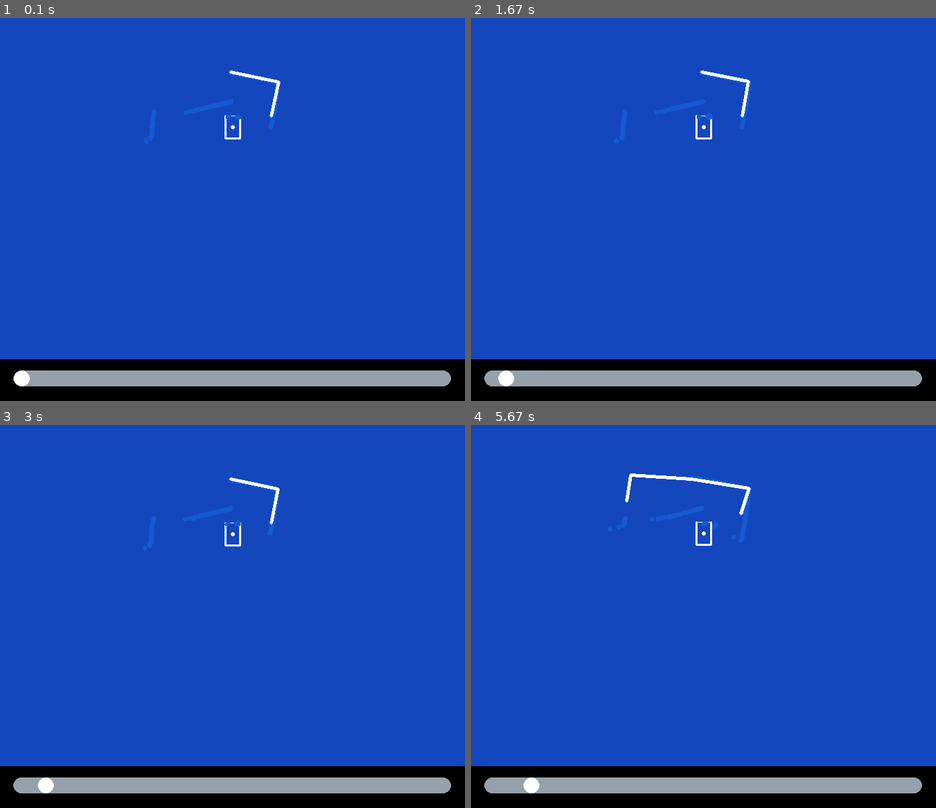
Above: before the commit, frames 1-4 (two rows, left to right).
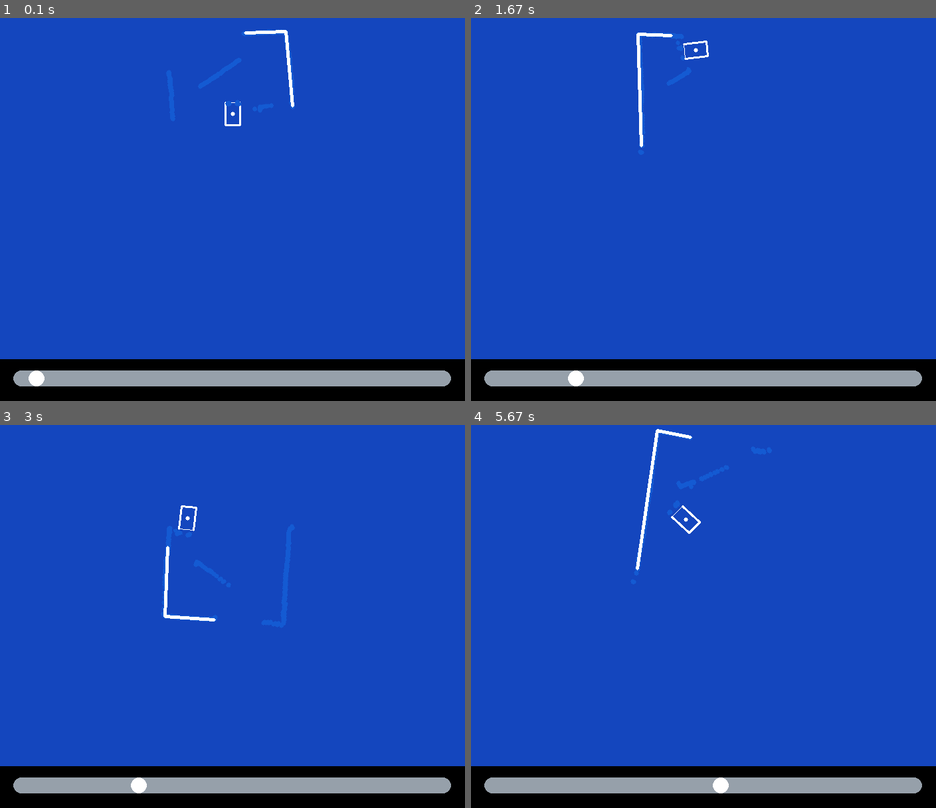
Above: after the commit, the same moments.

Repository: MarkT5/control_KUKA
Game: pygame game, started from Pygame_GUI/LIdar_sim.py
Same seed, same stepped clock (60 frames per second), same inputs: the game is played once before the commit and once after it.
Inputs:
- Up to frame 1 (0.1 s): no input
- Up to frame 2 (1.67 s): tap Space at 0.33, 0.73, 1.03, 1.23, 1.57 s
- Up to frame 3 (3 s): tap Space at 1.87, 2.07, 2.37, 2.63, 2.97 s
- Up to frame 4 (5.67 s): tap Space at 3.27, 3.4, 3.8, 4.1, 4.47, 4.87, 5.17, 5.37 s

The runs differ from the first frame. In frame 1, 0.7% of the frame differs, in the area x 3-64%, y 3-97%; in frame 2, 0.8%; in frame 3, 0.7%; in frame 4, 1.0%, in the area x 11-61%, y 1-97%.

Commit message:
8.12.2022 (lab end)

Diff:
--- a/Pygame_GUI/LIdar_sim.py
+++ b/Pygame_GUI/LIdar_sim.py
@@ -98,28 +98,40 @@
 
                 self.odom, self.lidar = self.log_data[self.log_data_ind]
 
+
+
+                self.m1_slider.set_val(self.log_data_ind)
+                self.update_lidar()
+                self.process_SLAM()
+
                 if self.log_data_ind + 1 < len(self.log_data):
                     self.log_data_ind += 1
                     self.step = True
-
-                self.m1_slider.set_val(self.log_data_ind)
-                self.update_lidar()
-
-                self.process_SLAM()
+                else:
+                    self.Gauss_Newton()
+                    #map = np.concatenate(split_objects([self.pose_graph[0][0], self.pose_graph[0][2]]), axis=0)
+                    #for i in range(1, self.node_num):
+                    #    new = np.concatenate(split_objects([self.pose_graph[i][0], self.pose_graph[i][2]]), axis=0)
+                    #    map = np.append(map, new, axis=0)
+                    #pyplot.plot([p[0] for p in map], [p[1] for p in map], '.', label=f'new {2}')
+                    #print(map.shape)
+                    #pyplot.axis('equal')
+                    #pyplot.legend(numpoints=1)
+                    #pyplot.show()
+
 
             self.screen.step()
-            self.clock.tick(9)
+            #self.clock.tick(1000)
 
     def homogen_matrix_from_odom(self, odom):
         x, y, rot = odom
-        rot = rot - math.pi / 2
         robot_rad = 0.3
         X = np.array([[1, 0, x],
                       [0, 1, y],
                       [0, 0, 1]])
 
-        f = np.array([[1, 0, 0],
-                      [0, 1, robot_rad],
+        f = np.array([[1, 0, robot_rad],
+                      [0, 1, 0],
                       [0, 0, 1]])
 
         rot = np.array([[math.cos(rot), -math.sin(rot), 0],
@@ -129,33 +141,36 @@
         X = np.dot(X, np.dot(rot, f))
         return X
 
-    def add_edge(self, from_n, to_n):
-        #print("from:", from_n)
-        #print("to:", to_n)
-        if isinstance(from_n, np.ndarray):
-            A = np.linalg.inv(from_n)
-        else:
-            A = np.linalg.inv(self.homogen_matrix_from_odom(from_n))
-        if isinstance(to_n, np.ndarray):
-            B = np.copy(to_n)
-        else:
-            B = self.homogen_matrix_from_odom(to_n)
+    def add_node(self, parent_id, odom, object, lidar):# odom, object, lidar, children[child id, edge id]]
+        self.add_edge(parent_id, odom)
+        self.pose_graph[self.node_num] = [odom, object, lidar, []]
+        if not isinstance(odom, list):
+            aco = math.acos(odom[0, 0])
+            asi = math.asin(odom[1, 0])
+            odom = [*odom[:2, 2], aco*(asi/abs(asi))]
+        self.nodes_coords = np.append(self.nodes_coords, [odom], axis=0)
+        self.node_num+=1
+
+    def add_edge(self,parent_id, to_n):
+        self.pose_graph[parent_id][3].append([self.node_num, self.edge_num])
+        A = np.linalg.inv(self.pose_graph[parent_id][0])
+        B = np.copy(to_n)
         if self.edge_num > 0:
             self.edge = np.append(self.edge, [np.dot(A, B)], axis=0)
             self.edge_num += 1
         else:
             self.edge = np.array([np.dot(A, B)])
             self.edge_num += 1
-        #print(np.dot(A, B))
+
+    def view(self, from_n, to_n):
+        A = np.linalg.inv(from_n)
+        B = np.copy(to_n)
+        return np.dot(A, B)
 
     def draw_line_from_point_cloud(self, object, color=(255, 255, 255)):
         approx_points = douglas_peucker(object, True)[0]
         connection_coords = [[int(self.width // 2 + object[p][1]*self.move_body_scale),
                               int(self.width // 2 - object[p][0]*self.move_body_scale)] for p in approx_points]
-        #connection_coords = [
-        #    [int(p[1]),
-        #     int(p[0])]
-        #   for p in connection_coords]
         for dot in range(1, len(connection_coords)):
             cv2.line(self.body_pos_screen, connection_coords[dot - 1], connection_coords[dot], color,
                      max(1, int(0.05 * self.move_body_scale)))
@@ -164,7 +179,6 @@
         ind = src[0]
         w = src[1]
         out = []
-        print(src)
         curr = 0
         step = w[0] / (ind[1] - ind[0])
         for a in range(0, ind[1] - ind[0]):
@@ -194,106 +208,114 @@
     def process_SLAM(self):
         object_coords = split_objects(self.log_data[self.log_data_ind])
         object = object_coords[0]
-        #scaled_odom = [*scle_to_arr(*self.odom[:2]), self.odom[2]]
-        #print(scaled_odom, self.odom)
         self.draw_line_from_point_cloud(object)
         peaks = douglas_peucker(object, True)
-        corners, corner_lines = find_corners(object, peaks[0])
         x, y, r = self.odom
+        mat_odom = self.homogen_matrix_from_odom(self.odom)
         xo, yo, ro = self.last_odom
-        if math.sqrt((x - xo) ** 2 + (y - yo) ** 2) > 0.01 or abs(r - ro) > 0.5 or self.node_num == 0:
+        if math.sqrt((x - xo) ** 2 + (y - yo) ** 2) > 0.1 or abs(r - ro) > 0.5 or self.node_num == 0:
             if self.node_num == 0:
                 self.nodes_coords = (np.array([self.odom]))
-                self.pose_graph[self.node_num] = [self.odom, None, self.lidar, []]
-            elif not corners:
-                self.pose_graph[self.node_num] = [self.odom, None, self.lidar, []]
-                self.pose_graph[self.node_num - 1][3].append([self.node_num, self.edge_num])
-                self.add_edge(self.pose_graph[self.node_num - 1][0], self.odom)
-                #pyplot.plot(*zip(self.odom[:2]), 'o', label=f'robot1- ang: {self.odom[2]}')
-                #pyplot.plot(*zip(self.pose_graph[self.node_num - 1][0][:2]), 'o', label=f'robot2- ang: {self.pose_graph[self.node_num - 1][0][2]}')
-                #pyplot.axis('equal')
-                #pyplot.legend(numpoints=1)
-                #pyplot.show()
+                self.pose_graph[self.node_num] = [mat_odom, None, self.lidar, []]
+                self.node_num+=1
+            elif len(peaks[0]) < 3 or self.node_num < 2:
+                self.add_node(self.node_num - 1, mat_odom, None, self.lidar)
             else:
-                corners = sorted(corners, key=lambda x: x[1], reverse=True)
-
-                #object = np.array(corners[0][0])
                 object = np.array(object_coords[0])
-                self.pose_graph[self.node_num] = [self.odom, object, self.lidar, []]
-                _, cl_points = self.find_n_closest(self.odom, min(5, self.node_num))
-                self.nodes_coords = np.append(self.nodes_coords, [self.odom], axis=0)
+                _, cl_points = self.find_n_closest(self.odom, min(5, self.node_num-1))
                 if isinstance(cl_points, int):
                     cl_points = [cl_points]
+                found = False
+                self.add_node(self.node_num - 1, mat_odom, object, self.lidar)
                 for nn in cl_points:
                     if isinstance(self.pose_graph[nn][1], np.ndarray):
                         weight_vector = self.generate_weight_vector(peaks)
-                        print(len(weight_vector))
-                        print(len(object[peaks[0][0]:peaks[0][-1]]))
                         icp_out = icp(object[peaks[0][0]:peaks[0][-1]], np.array(self.pose_graph[nn][1]), weight_vector=[weight_vector])
                         # draw icp
-                        if icp_out[-1] and icp_out[-1] < 0.1:
-                            print(icp_out[-1])
-                            self.pose_graph[nn][3].append([self.node_num, self.edge_num])
-                            mat_odom = self.homogen_matrix_from_odom(self.odom)
-                            T = np.copy(icp_out[0])
-                            #print("T:", T)
-                            mat_odom_rot = mat_odom[:2, :2]
-                            mat_odom_t = mat_odom[:2, 2]
-                            T_rot = T[:2, :2]
-                            T_t = T[:2, 2] / T[2, 2]
-                            mat_odom_rot = np.dot(mat_odom_rot, T_rot)
-                            mat_odom_t = mat_odom_t + T_t
-                            corrected_odom = np.eye(3)
-                            corrected_odom[:2, :2] = mat_odom_rot
-                            corrected_odom[:2, 2] = T_t
-
-
-                            #pyplot.figure(1)
-                            #pyplot.subplot()
-
-                            #pyplot.plot(*zip(self.odom[:2]), 'o', label=f'robot1- ang: {self.odom[2]}')
-                            #pyplot.plot(*zip(corrected_odom[:2, 2]), 'o', label=f'robot_c- ang: {math.acos(corrected_odom[0, 0])}')
-                            #pyplot.plot(*zip(self.pose_graph[nn][0][:2]), 'o',
-                            #            label=f'robot2- ang: {self.pose_graph[nn][0][2]}')
+                        if icp_out[-1] and icp_out[-1] < 0.3:
+                            #print(icp_out[-1])
+                            corrected_odom = np.dot(icp_out[0], mat_odom)
+
+                            self.add_edge(nn, corrected_odom)
+
+                            object_to_draw = split_objects([self.odom, self.lidar])[0]
+                            pyplot.plot([p[0] for p in object_to_draw], [p[1] for p in object_to_draw], 'o',
+                                        label='points 2')
+                            #aco = math.acos(corrected_odom[0, 0])
+                            #asi = math.asin(corrected_odom[1, 0])
+                            #c_odom = [*corrected_odom[:2, 2], aco * (asi / abs(asi))]
+                            #converted = split_objects([corrected_odom, self.lidar])[0]
+                            #pyplot.plot([p[0] for p in converted], [p[1] for p in converted], 'o', label='converted')
+                            #src = split_objects([self.pose_graph[nn][0], self.pose_graph[nn][2]])[0]
+                            #pyplot.plot([p[0] for p in src], [p[1] for p in src], '.', label='src')
                             #pyplot.axis('equal')
                             #pyplot.legend(numpoints=1)
-
-
-                            self.add_edge(self.pose_graph[nn][0], corrected_odom)
-                            #self.draw_line_from_point_cloud(object, (0, 255, 0))
-                            #self.draw_line_from_point_cloud(self.pose_graph[nn][1], (0, 0, 255))
-                            self.screen.step()
-                            self.clock.tick(6)
-
-
-                            pyplot.figure(2)
-                            pyplot.subplot()
-                            pyplot.plot([p[0] for p in object], [p[1] for p in object], 'o', label='points 2')
-
-                            # to homogeneous
-                            converted = np.ones((object.shape[1] + 1, object.shape[0]))
-                            converted[:object.shape[1], :] = np.copy(object.T)
-                            # transform
-                            converted = np.dot(icp_out[0], converted)
-                            # back from homogeneous to cartesian
-                            converted = np.array(converted[:converted.shape[1], :]).T
-                            pyplot.plot([p[0] for p in converted], [p[1] for p in converted], 'o', label='converted')
-                            pyplot.plot([p[0] for p in self.pose_graph[nn][1]], [p[1] for p in self.pose_graph[nn][1]],
-                                        '.', label='points 1')
-
-                            pyplot.axis('equal')
-                            pyplot.legend(numpoints=1)
-                            pyplot.show()
-
+                            #pyplot.show()
 
             self.last_odom = self.odom
-            self.node_num += 1
+
+
+    def error_func(self, i, Xi, j, Xj):
+        Xi_node = self.pose_graph[i]
+        Xj_node = self.pose_graph[j]
+        Wii, Wie = [i[0] for i in Xi_node[3]], [i[1] for i in Xi_node[3]]
+        Wji, Wje = [i[0] for i in Xj_node[3]], [i[1] for i in Xj_node[3]]
+
+        if j in Wii:
+            ei = Wie[Wii.index(j)]
+        elif i in Wji:
+            ei = Wje[Wji.index(i)]
+        else:
+            return False
+        Zij = self.edge[ei]
+        Xi = self.homogen_matrix_from_odom(Xi)
+        Xj = self.homogen_matrix_from_odom(Xj)
+
+        err_mat = np.linalg.inv(Zij)@(np.linalg.inv(Xi)@Xj)
+        aco = math.acos(max(-1, min(1, err_mat[0, 0])))
+        asi = math.asin(max(-1, min(1, err_mat[1, 0])))
+        return np.array([*err_mat[:2, 2], aco * (asi / abs(asi))]).astype(float)
+
+
+    def Jacobian(self, i, j):
+        eps = 1e-6
+        grad_i = []
+        grad_j = []
+        Xi_node = self.pose_graph[i]
+        Xj_node = self.pose_graph[j]
+        Wii, Wie = [i[0] for i in Xi_node[3]], [i[1] for i in Xi_node[3]]
+        Wji, Wje = [i[0] for i in Xj_node[3]], [i[1] for i in Xj_node[3]]
+        if j not in Wii and i not in Wji:
+            return False
+
+        Xi = self.nodes_coords[i]
+        Xj = self.nodes_coords[j]
+
+        for a in range(3):
+            t = np.zeros(3).astype(float)
+            t[a] = t[a] + eps
+            grad_i.append((self.error_func(i, Xi+t, j, Xj) - self.error_func(i, Xi-t, j, Xj)) / (2 * eps))
+        for b in range(3):
+            t = np.zeros(3).astype(float)
+            t[b] = t[b] + eps
+            grad_j.append((self.error_func(i, Xi, j, Xj+t) - self.error_func(i, Xi, j, Xj-t)) / (2 * eps))
+        return np.column_stack(grad_i).astype(float), np.column_stack(grad_j).astype(float)
+
+    def Gauss_Newton(self):
+        J = np.zeros((self.node_num, 3, 3))
+        for i in range(self.node_num):
+            for j in range(i, self.node_num):
+                Jij = self.Jacobian(i, j)
+                if Jij:
+                    J[i, :, :] = np.copy(Jij[0])
+                    J[j, :, :] = np.copy(Jij[1])
+                #    print(J[i])
+                else:
+                    print(i, j, J[i])
+        print(J)
 
     def find_n_closest(self, point, n):
-        node_arr = self.nodes_coords
-        if not node_arr.any():
-            return None, None
-        nodes_tree = scipy.spatial.cKDTree(node_arr)
+        nodes_tree = scipy.spatial.cKDTree(self.nodes_coords)
         return nodes_tree.query(point, n)
 
     def update_keys(self):
@@ -411,5 +433,5 @@
                  max(1, int(0.02 * self.move_body_scale)))
 
 
-sim = Lidar_sim(700, "../lidar_odom_log/lidar_odom_log_9.txt")
+sim = Lidar_sim(700, "../lidar_odom_log/lidar_odom_log_6.txt")
 sim.run()
--- a/Slam_test.py
+++ b/Slam_test.py
@@ -41,13 +41,13 @@
     return r
 
 
-def conv_cil_to_dec(input, ind=None):
+def conv_cil_to_dec_old(input, ind=None):
     out_points = []
     odom, lidar = input
     x, y, ang = odom
     cent_y, cent_x = y, x
-    cent_y = cent_y - 0.3 * math.cos(ang + math.pi / 2)
-    cent_x = cent_x + 0.3 * math.sin(ang + math.pi / 2)
+    cent_x = cent_x + 0.3 * math.cos(ang)
+    cent_y = cent_y + 0.3 * math.sin(ang)
     if isinstance(ind, int):
         lid_ang = ind * math.radians(240) / len(lidar) - ang - math.radians(30)
         lid_dist = lidar
@@ -77,6 +77,62 @@
     return out_points
 
 
+def conv_cil_to_dec(input, ind=None):
+    out_points = []
+    odom, lidar = input
+    x, y, rot = odom
+    robot_rad = 0.3
+    if isinstance(odom, list):
+        X = np.array([[1, 0, x],
+                      [0, 1, y],
+                      [0, 0, 1]])
+
+        f = np.array([[1, 0, robot_rad],
+                      [0, 1, 0],
+                      [0, 0, 1]])
+
+        rot = np.array([[math.cos(rot), -math.sin(rot), 0],
+                        [math.sin(rot), math.cos(rot), 0],
+                        [0, 0, 1]])
+
+        odom = np.dot(X, np.dot(rot, f))
+
+    if isinstance(ind, int):
+        lid_ang = ind * math.radians(240) / len(lidar) - math.radians(30)
+        lid_dist = lidar
+        if lid_dist > 5.5:
+            return None, None
+        ox = lid_dist * math.sin(lid_ang)
+        oy = lid_dist * math.cos(lid_ang)
+        print(np.dot(odom, np.array([[ox, oy, 1]]).T).T)
+        return np.dot(odom, np.array([[ox, oy, 1]]).T).T[:2]
+    elif isinstance(ind, list):
+        for i in ind:
+            lid_ang = i * math.radians(240) / len(lidar) - math.radians(30)
+            lid_dist = lidar[i]
+            if lid_dist > 5.5:
+                continue
+            ox = lid_dist * math.sin(lid_ang)
+            oy = lid_dist * math.cos(lid_ang)
+            out_points.append((ox, oy))
+    else:
+        for i in range(len(lidar)):
+            lid_ang = i * math.radians(240) / len(lidar) - math.radians(30)
+            lid_dist = lidar[i]
+            if lid_dist > 5.5:
+                continue
+            ox = lid_dist * math.sin(lid_ang)
+            oy = lid_dist * math.cos(lid_ang)
+            out_points.append((ox, oy))
+    out_points = np.array(out_points)
+    converted = np.ones((out_points.shape[1] + 1, out_points.shape[0]))
+    converted[:out_points.shape[1], :] = np.copy(out_points.T)
+    # transform
+    converted = np.dot(odom, converted)
+    # back from homogeneous to cartesian
+    converted = np.array(converted[:converted.shape[1], :]).T
+    return converted[:, :2]
+
 def best_fit_transform(A, B, weight_vector=None):
     # assert A.shape == B.shape
 
@@ -88,8 +144,6 @@
     #centroid_B = np.mean(B, axis=0)
 
     weights_sum = np.sum(weight_vector)
-    print(np.multiply(A, weight_vector.T))
-    print()
     centroid_A = np.sum(np.multiply(A, weight_vector.T), axis=0) / weights_sum
     centroid_B = np.sum(np.multiply(B, weight_vector.T), axis=0) / weights_sum
     AA = A - centroid_A
@@ -166,7 +220,6 @@
 
         prev_error = mean_error
     T, _, _ = best_fit_transform(A, src[:m, :].T, np.ones(n).reshape(1,n))
-    print(i)
     return T, distances, i, mean_error
 
 
@@ -177,7 +230,7 @@
     all_objects = [[]]
     out_objects = []
     for i in range(1, len(lidar)):
-        if lidar[i] > 5.5 or lidar[i - 1] > 5.5 or lidar[i] < 0.1 or lidar[i - 1] < 0.1:
+        if lidar[i] > 5.5 or lidar[i - 1] > 5.5 or lidar[i] < 0.5 or lidar[i - 1] < 0.5:
             continue
         if abs(lidar[i - 1] - lidar[i]) < 0.2:
             all_objects[-1].append(i - 1)
@@ -256,7 +309,6 @@
                 f, p, = math.pi / resolution * j, i - resolution / 2
                 detected_peaks_params.append([f, p / 800, hough_graph[i][j]])
     detected_peaks_params = sorted(detected_peaks_params, key=lambda x: x[-1], reverse=True)
-    print(detected_peaks_params)
     return detected_peaks_params
 
 
@@ -321,14 +373,12 @@
 
 def douglas_peucker(points, only_peaks=False):
     iters = 20
-    all_points = len(points)
     min_weight = iters * len(points) // 15
     point_list = [0, len(points) - 1]
     weights = [0]
     new_point_list = [0, len(points) - 1]
     for a in range(iters):
         for i in range(1, len(point_list)):
-            point_ind = (point_list[i - 1] + point_list[i]) // 2
             add_point = find_farthest(list(points[point_list[i - 1]:point_list[i]]), 0.1)
             if not add_point:
                 weights[i - 1] += point_list[i] - point_list[i - 1]
--- /dev/null
+++ b/test.py
@@ -0,0 +1,74 @@
+import numpy as np
+import math
+import matplotlib.pyplot as plt
+from mpl_toolkits.mplot3d import Axes3D
+
+J = np.zeros((20, 3, 3))
+J[3, :, :] = [[1,2,3], [1,2,3], [1,2,3]]
+
+print(J)
+
+def func(b, x):
+    return b[0] * x / (b[1] + x)
+
+
+def Jacobian(f, b, x):
+    eps = 1e-10
+    grads = []
+    for i in range(len(b)):
+        t = np.zeros_like(b).astype(float)
+        t[i] = t[i] + eps
+        print(t)
+        print()
+        grad = (f(b + t, x) - f(b - t, x)) / (2 * eps)
+        grads.append(grad)
+    return np.column_stack(grads)
+
+
+def Gauss_Newton(f, x, y, b0, tol, max_iter):
+    old = new = b0
+    for itr in range(max_iter):
+        old = new
+        J = Jacobian(f, old, x)
+        #print(J)
+        #print(len(J))
+        dy = y - f(old, x)
+        new = old + np.linalg.inv(J.T @ J) @ J.T @ dy
+        if np.linalg.norm(old - new) < tol:
+            break
+    return new
+
+
+#f1 = func
+
+
+def f3(b, X):
+    return b[0] - (1 - b[1]) * b[2] * X[:, 0] ** 2 - b[3]*X[:, 1] ** 2
+
+
+#x1 = np.linspace(-5, 5, 50)
+#x2 = np.linspace(-5, 5, 50)
+#X1, X2 = np.meshgrid(x1, x2)
+#X = np.column_stack([X1.ravel(), X2.ravel()])
+#print("x", len(X))
+#y = f3([3, 1, 4, 6], X) + np.random.normal(0, 10, size=len(X))
+
+
+#b = Gauss_Newton(f3, X, y, [1, 2, 5, 4], 1e-5, 10)
+#y_hat = f3(b, X)
+
+#fig = plt.figure(figsize=(10, 10))
+#ax = fig.add_subplot(111, projection="3d")
+#ax.scatter(X[:, 0], X[:, 1], y, c=y, marker='o')
+#ax.plot_surface(X[:, 0].reshape(50, 50), X[:, 1].reshape(50, 50), y_hat.reshape(50, 50))
+
+#x = np.linspace(0, 5, 50)
+#y = f1([2, 3], x) + np.random.normal(0, 0.1, size=50)
+
+#a, b = Gauss_Newton(f1, x, y, [5, 1], 1e-5, 10)
+
+#y_hat = f1([a, b], x)
+
+#plt.scatter(x, y)
+#plt.plot(x, y_hat)
+#plt.show()
